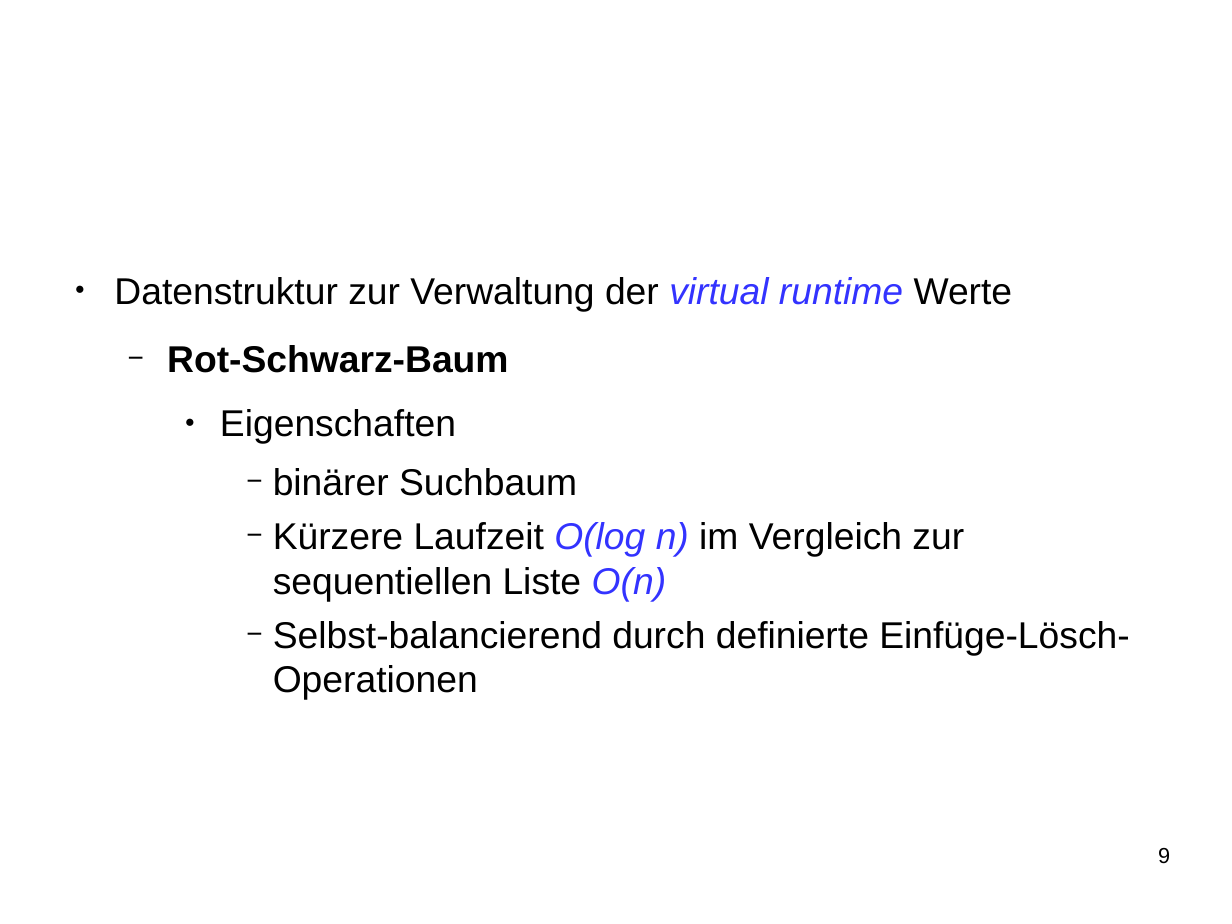
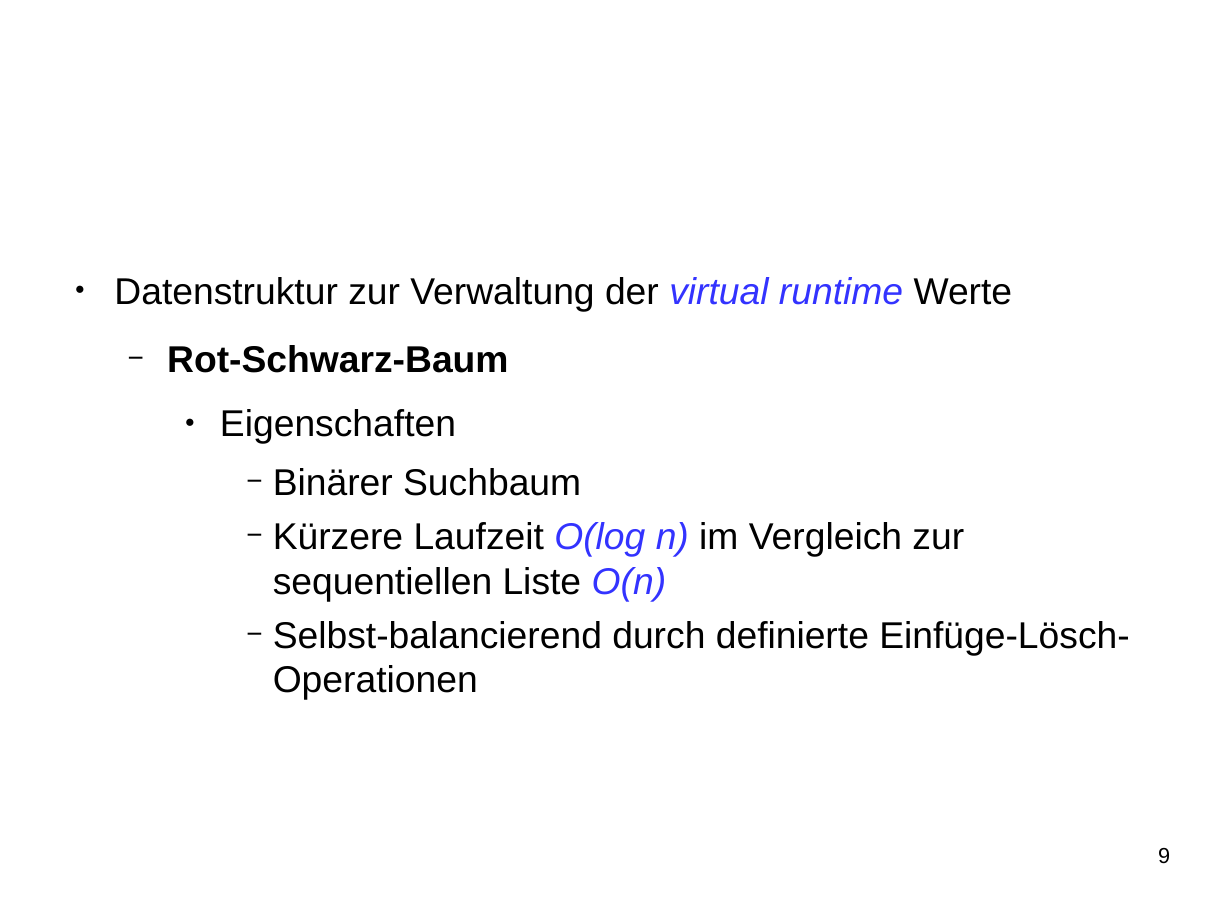
Before and after one commit to SeminararbeitCFS/main, a slide deck: slide 9 of vortrag/vortrag_CFS.odp. Drawn at 1232x924 pixels with LibreOffice and Linux fonts; fonts in the diff are those of the drawing; background and template pictures are left out. Boxes give left, top, right and bottom in pixels: in the first picture for what was removed or moved away, otherwise in the second. Text is boxed around its words. In the diff, an @@ line names an element or a change of style, - is before the commit and + after.

```diff
--- a/vortrag/vortrag_CFS.odp
+++ b/vortrag/vortrag_CFS.odp
@@ text at (273, 468, 581, 496): text changed @@
-      − binärer Suchbaum
+      − Binärer Suchbaum
```
Also in this commit, not shown: 5 other slides changed.
